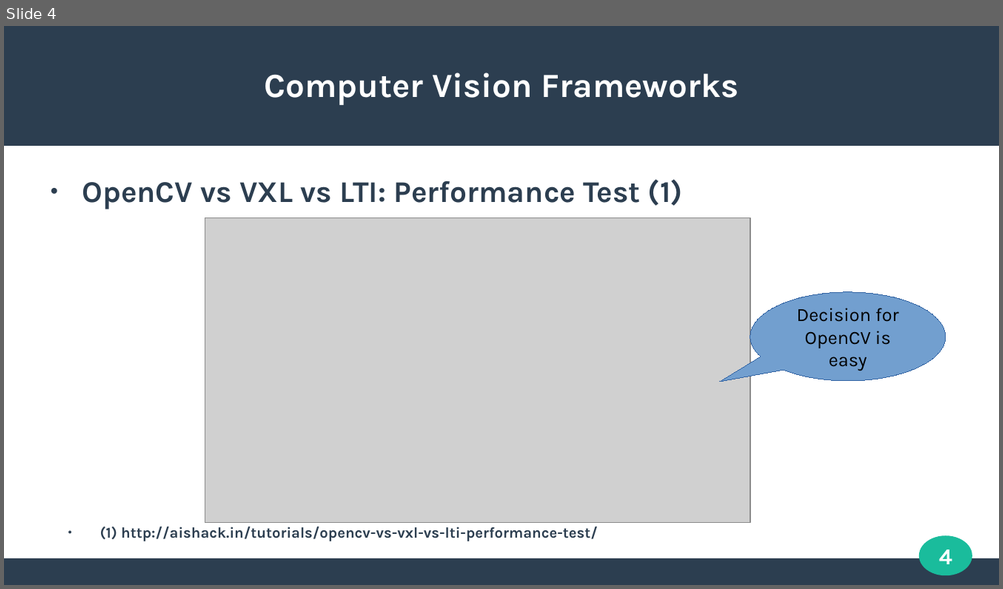
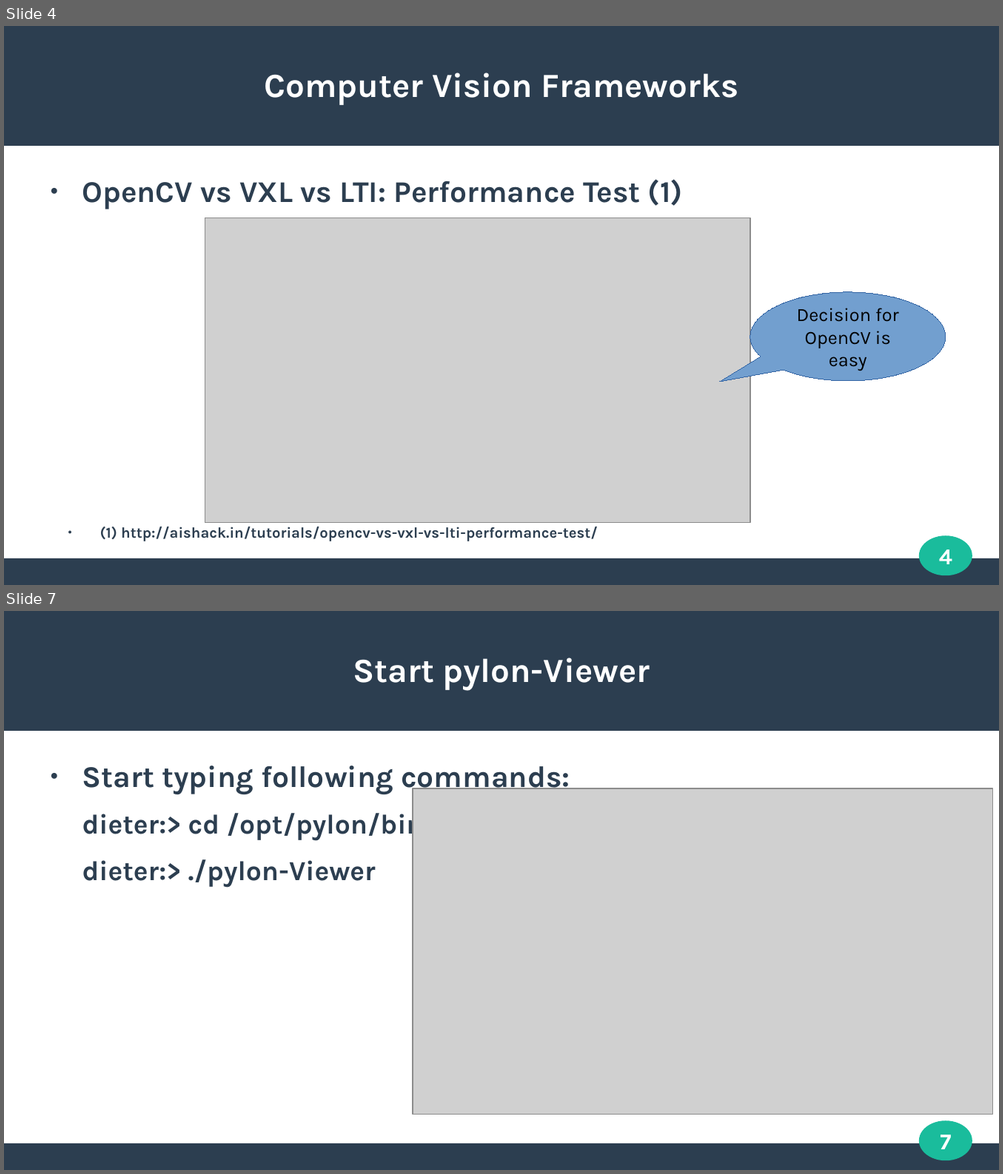
Before and after one commit to k-dieter/EmbeddedVision_Intro_1, a slide deck: EmbeddedVision_Session-2/EmbeddedVision_Session-2.odp. Shown one above the other, each under a label of ours: slide 4 before the commit, slides 4 and 7 after it; the slides between them are not shown. The pictures are 1003x589 and 1003x1174 pixels, drawn with LibreOffice and Linux fonts; fonts in the diff are those of the drawing; grey boxes stand for pictures. Boxes give left, top, right and bottom in pixels: in the first picture for what was removed or moved away, otherwise in the second. Text is boxed around its words. In the diff, an @@ line names an element or a change of style, - is before the commit and + after.

```diff
--- a/EmbeddedVision_Session-2/EmbeddedVision_Session-2.odp
+++ b/EmbeddedVision_Session-2/EmbeddedVision_Session-2.odp
@@ slide 7 added at (4, 611, 999, 1170), background #FFFFFF; not listed: 3 template elements that a slide beside it also shows @@
@@ title added at (353, 658, 650, 690), 27 pt, text #FFFFFF, bold @@
+Start pylon-Viewer
@@ text added at (82, 766, 569, 888), 22 pt, text #2C3E50, bold @@
+● Start typing following commands:
+dieter:> cd /opt/pylon/bin
+dieter:> ./pylon-Viewer
@@ picture added at (412, 789, 993, 1116) @@
@@ page number added at (939, 1135, 950, 1150), 18 pt, text #FFFFFF, bold @@
+7
```
Also in this commit, not shown: 1 slide changed, 4 other slides added, 1 other file.
